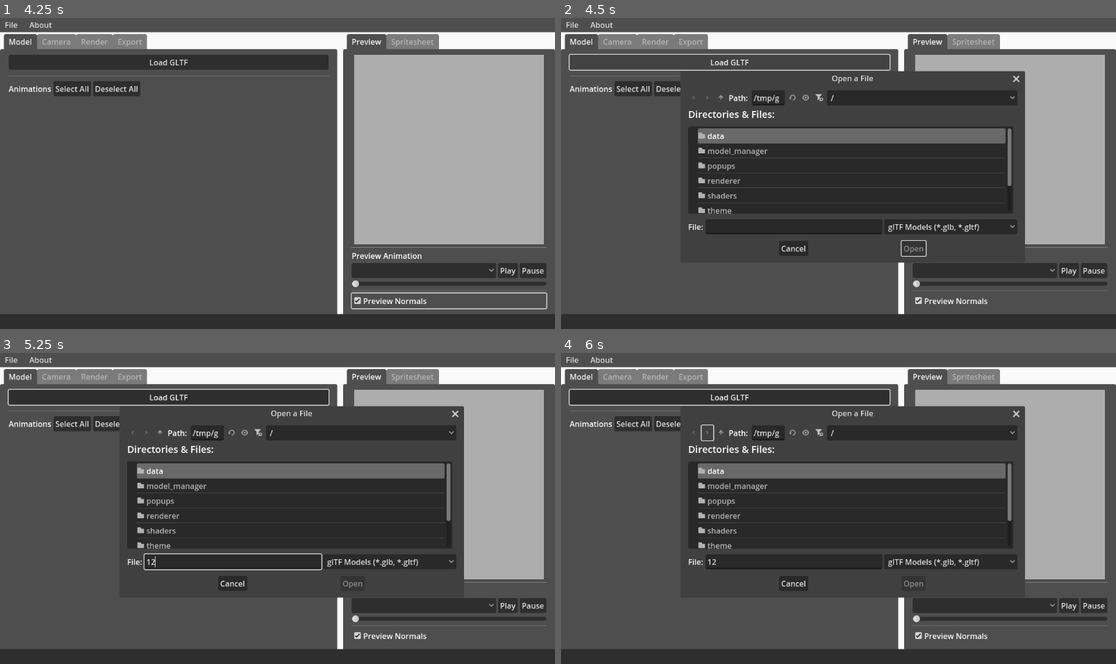
Above: before the commit, frames 1-4 (two rows, left to right).
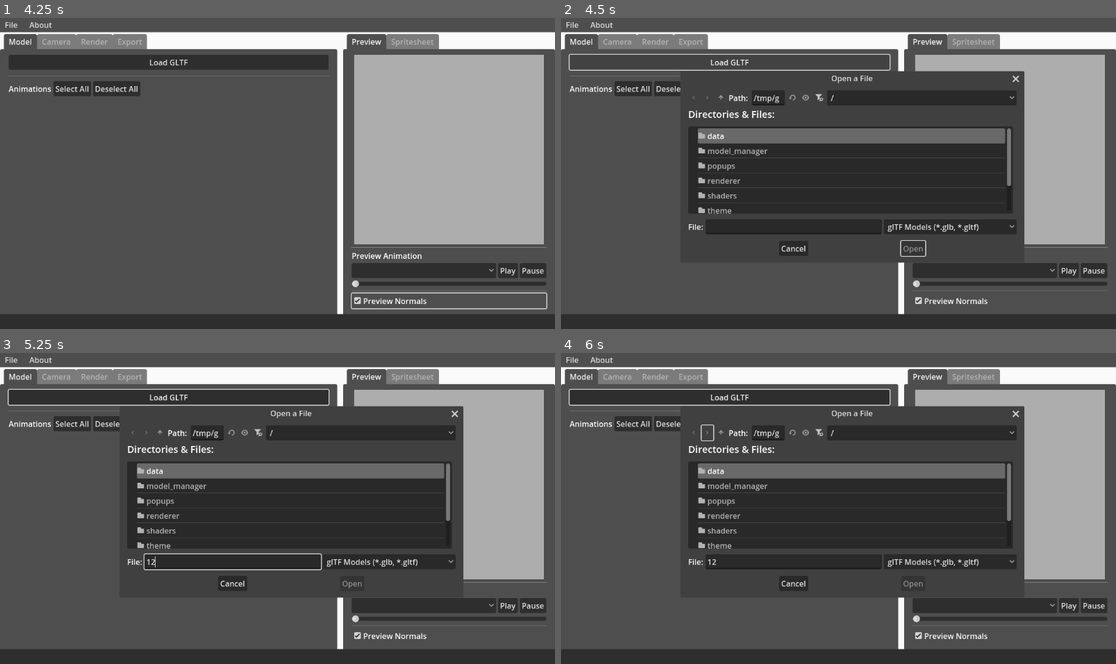
Above: after the commit, the same moments.

Repository: Caaz/FlatPixel
Game: Godot game, scene res://ui/main.tscn
Two runs of this game, one before a commit and one after it. Both use one fixed random seed, a clock stepped at 60 frames per second and the inputs below.
Inputs (mouse positions are in pixels of both pictures, inside the frame that each line leads up to):
- Up to frame 1 (4.25 s): click "Play" at 0.5 s; click "Play" at 1.25 s; click "Select All" at 2 s; click "Deselect All" at 2.75 s; click "Preview Normals" at 3.5 s
- Up to frame 2 (4.5 s): click "Load GLTF" at 4.25 s
- Up to frame 3 (5.25 s): click (233, 561) at 5.02 s; type "12" at 5.1 s
- Up to frame 4 (6 s): click (705, 433) at 5.75 s

Frame 1 is identical in both runs. In frame 2, 0.4% of the frame differs, in the area x 48-84%, y 17-77%; in frame 3, 0.4%; in frame 4, 0.4%.

Commit message:
turntable mode rendering

Diff:
--- a/model_manager/simulation_world.gd
+++ b/model_manager/simulation_world.gd
@@ -5,6 +5,7 @@
 @onready var camera_rotation_axis: Node3D = %CameraRotationAxis
 @onready var post_filter = %PostFilter
 @onready var model_root = %ModelRoot
+@onready var model_turntable: Node3D = %ModelTurntable
 
 func set_model(node: Node3D):
 	for n in model_root.get_children():
@@ -34,3 +35,6 @@
 func set_normals(normals_enabled: bool):
 	var post_shader = post_filter.get_active_material(0)
 	post_shader.set_shader_parameter("use_normal", normals_enabled)
+
+func set_turntable_angle(degrees: float):
+	model_turntable.rotation_degrees = Vector3(0, degrees, 0)
--- a/model_manager/simulation_world.tscn
+++ b/model_manager/simulation_world.tscn
@@ -33,5 +33,8 @@
 extra_cull_margin = 16384.0
 mesh = SubResource("QuadMesh_fygqc")
 
-[node name="ModelRoot" type="Node3D" parent="."]
+[node name="ModelTurntable" type="Node3D" parent="."]
 unique_name_in_owner = true
+
+[node name="ModelRoot" type="Node3D" parent="ModelTurntable"]
+unique_name_in_owner = true
--- a/renderer/spritesheet_renderer.gd
+++ b/renderer/spritesheet_renderer.gd
@@ -57,31 +57,40 @@
 	var images: Array[Image] = []
 	var animation_details: Array[AnimationDetails] = []
 
+	var use_turntable = Session.camera_settings.turntable_steps > 1
+	var turntable_steps = Session.camera_settings.turntable_steps if use_turntable else 1
+	var turntable_rotation_degrees = 360.0 / turntable_steps if use_turntable else 0.0
+
 	if is_instance_valid(capture_model.animation_player):
 		# If the capture model has an animation player, it has animation for us to process.
 		var target_animations = Session.model_settings.selected_animations \
 			if len(Session.model_settings.selected_animations) > 0 \
 			else PackedStringArray([Session.preview_settings.previewed_animation])
 
-		total_animations = len(target_animations)
+		total_animations = len(target_animations) * (turntable_steps if use_turntable else 1)
 		current_animation_idx = 0
 
 		var total_frames_processed = 0
 
 		for anim in target_animations:
-			var anim_frames = await _render_animation(capture_model, anim, fps)
-			images.append_array(anim_frames)
+			for turntable_step in range(turntable_steps):
+				var turntable_step_rotation = turntable_step * turntable_rotation_degrees
 
-			# Save off animation details for later
-			var anim_details = AnimationDetails.new()
-			anim_details.animation_name = anim
-			anim_details.frame_start = total_frames_processed
-			anim_details.frame_end = total_frames_processed + len(anim_frames) - 1
-			animation_details.append(anim_details)
+				simulation.set_turntable_angle(turntable_step_rotation)
 
-			total_frames_processed += len(anim_frames)
+				var anim_frames = await _render_animation(capture_model, anim, fps)
+				images.append_array(anim_frames)
 
-			current_animation_idx += 1
+				# Save off animation details for later
+				var anim_details = AnimationDetails.new()
+				anim_details.animation_name = anim if not use_turntable else "%s-%sdeg" % [anim, str(int(turntable_step_rotation))]
+				anim_details.frame_start = total_frames_processed
+				anim_details.frame_end = total_frames_processed + len(anim_frames) - 1
+				animation_details.append(anim_details)
+
+				total_frames_processed += len(anim_frames)
+
+				current_animation_idx += 1
 
 	else:
 		# Else, return a still
